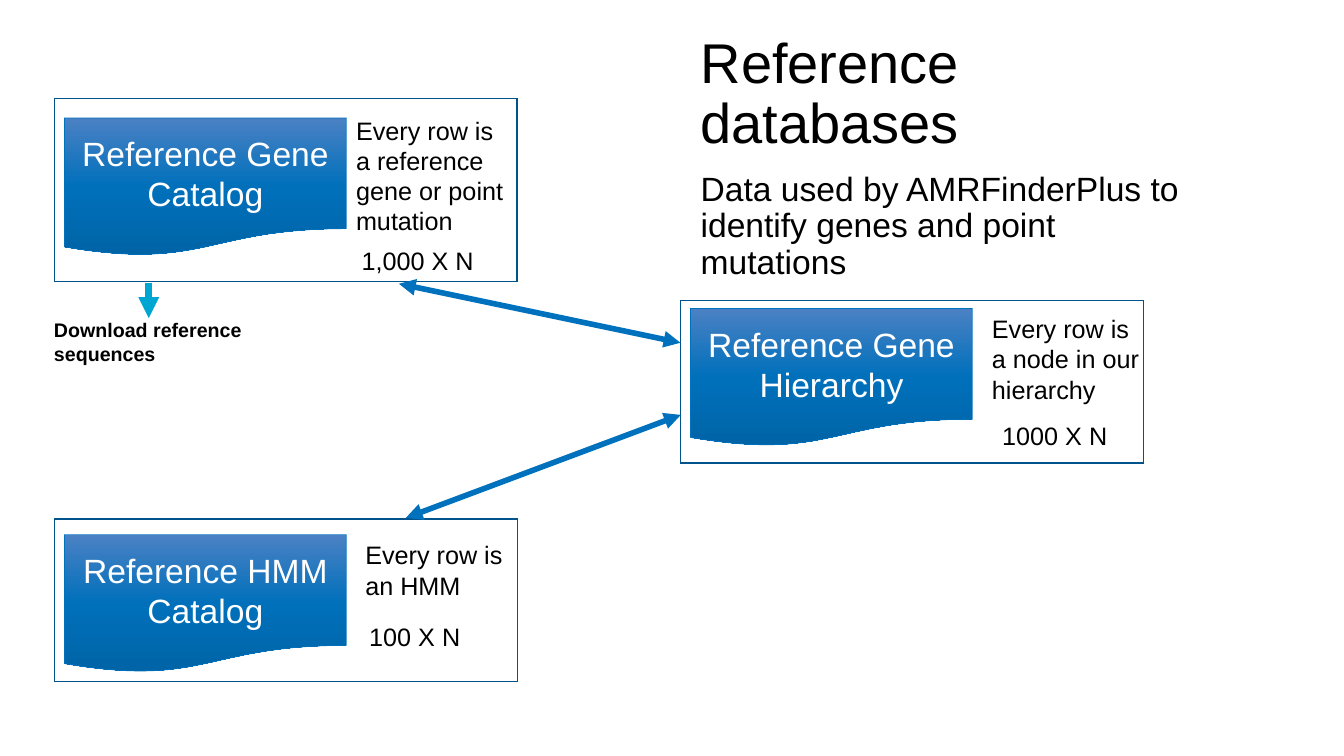
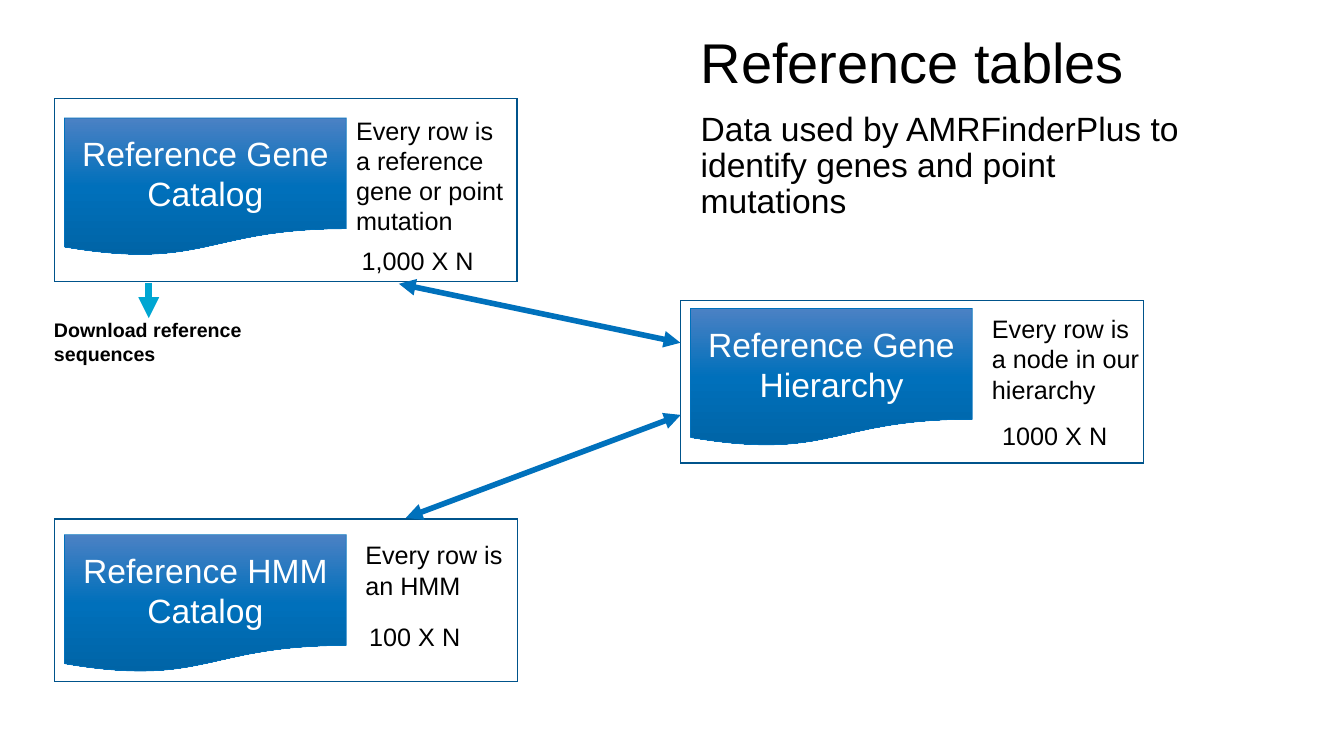
Before and after one commit to ncbi/workshop-asm-big-2026, a slide deck: slide 15 of bacterial_pathogens.pptx. Drawn at 1344x756 pixels with LibreOffice and Linux fonts; fonts in the diff are those of the drawing; background and template pictures are left out. Boxes give left, top, right and bottom in pixels: in the first picture for what was removed or moved away, otherwise in the second. Text is boxed around its words. In the diff, an @@ line names an element or a change of style, - is before the commit and + after.

```diff
--- a/bacterial_pathogens.pptx
+++ b/bacterial_pathogens.pptx
@@ title at box(701, 42, 1179, 184): text changed @@
-Reference databases
-Data used by AMRFinderPlus to identify genes and point mutations
+Reference tables
+Data used by AMRFinderPlus to identify genes and point mutations
```
Also in this commit, not shown: 4 other slides changed, 2 slides added, 2 slides removed.
